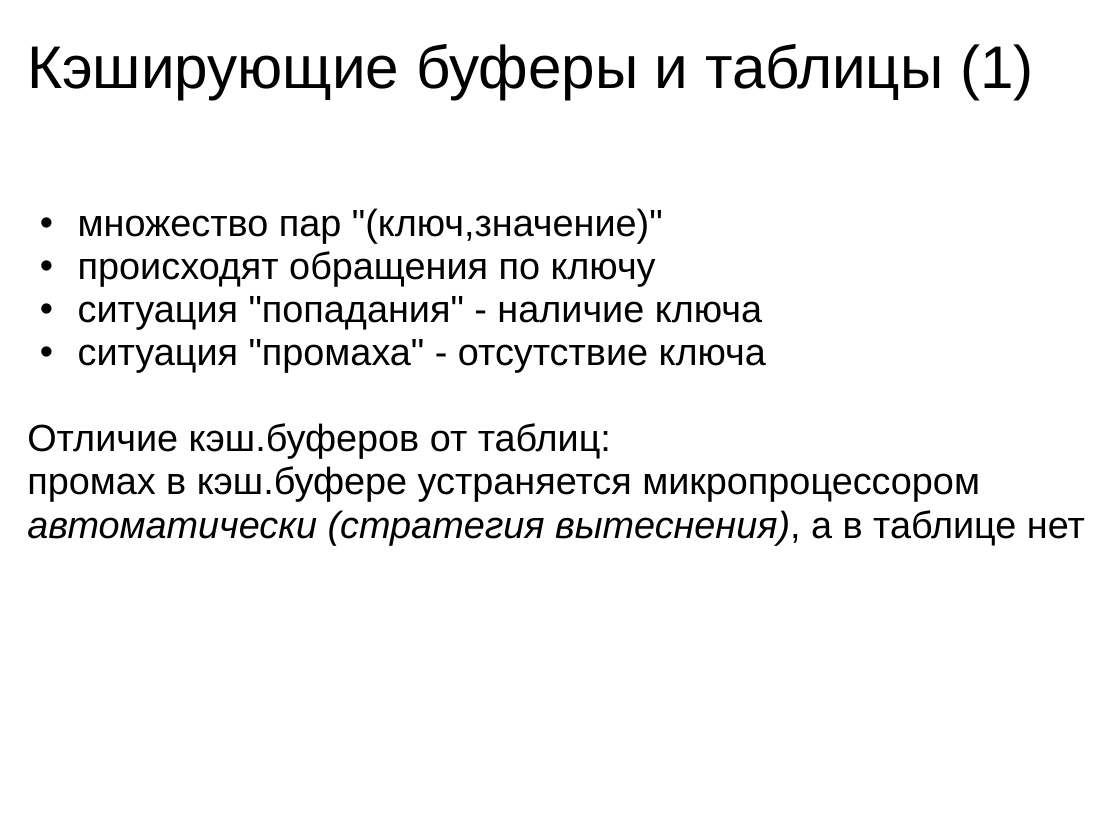
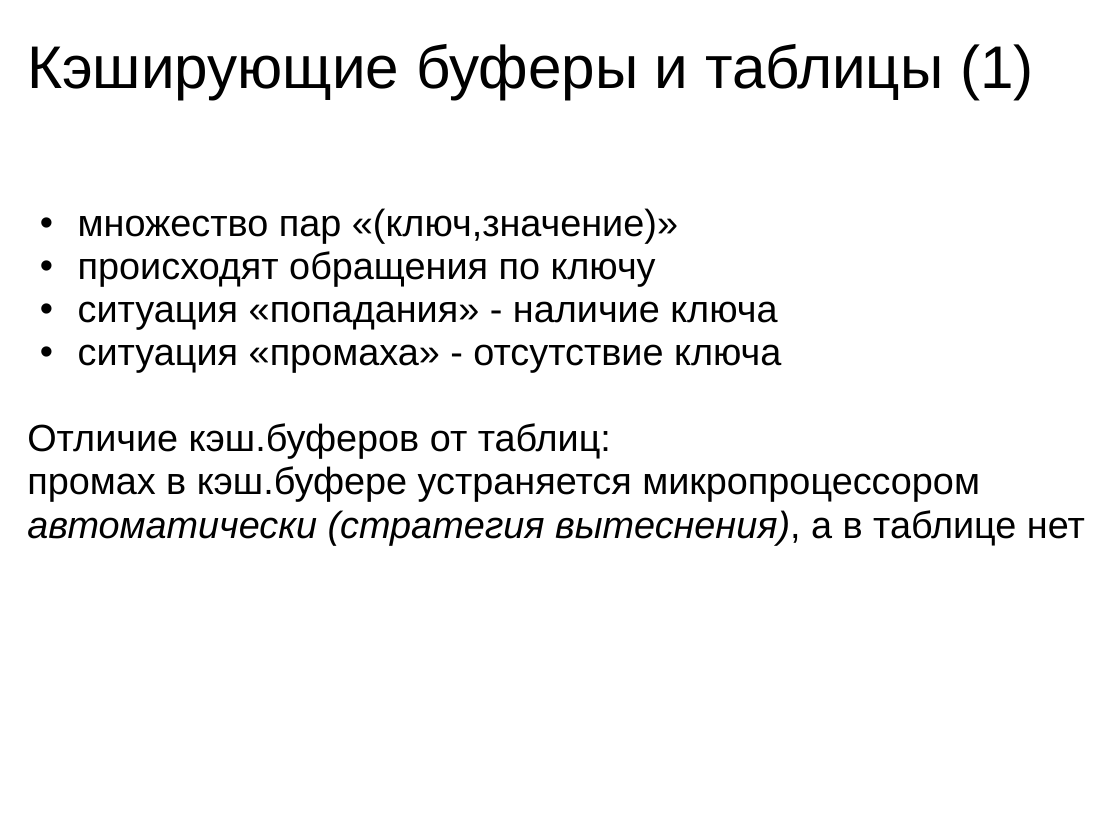
Before and after one commit to kornevgen/tesla-project, a slide deck: slide 12 of papers/THESIS/talks/ivan2010/ivan2010.ppt. Drawn at 1120x840 pixels with LibreOffice and Linux fonts; fonts in the diff are those of the drawing. Boxes give left, top, right and bottom in pixels: in the first picture for what was removed or moved away, otherwise in the second. Text is boxed around its words. In the diff, an @@ line names an element or a change of style, - is before the commit and + after.

```diff
--- a/papers/THESIS/talks/ivan2010/ivan2010.ppt
+++ b/papers/THESIS/talks/ivan2010/ivan2010.ppt
@@ text at <box>78,208,678,243</box>: text changed @@
-  • множество пар "(ключ,значение)"
+  • множество пар «(ключ,значение)»
@@ text at <box>78,301,781,372</box>: text changed @@
-  • ситуация "попадания" - наличие ключа
-  • ситуация "промаха" - отсутствие ключа
+  • ситуация «попадания» - наличие ключа
+  • ситуация «промаха» - отсутствие ключа
```
Also in this commit, not shown: 15 other slides changed, 1 slide added, 3 slides removed.
